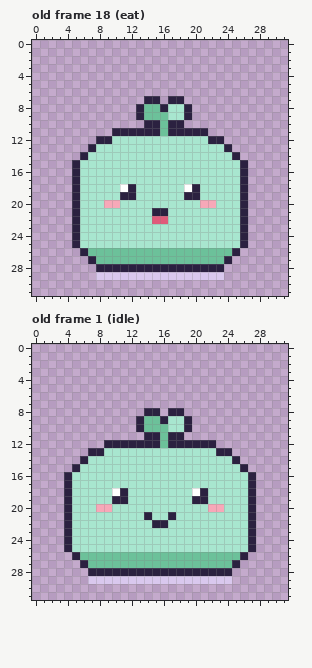
Edited in one commit: pixel-art file (art/characters/nature/sprig.aseprite). Above, as it was before the edit.
32x32 pixels, 24 frames. Shown: old frame 18 (eat), old frame 1 (idle). The commit also changed other frames, which this record leaves out.
The same view after the edit:
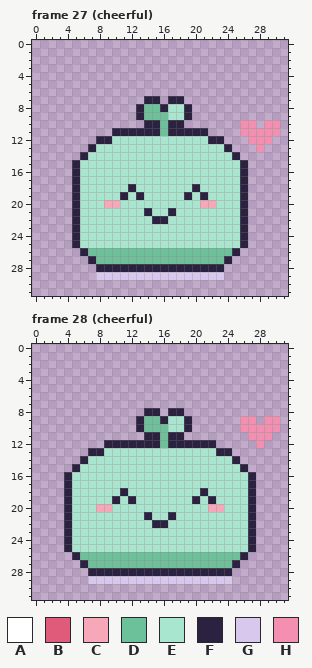
Palette (. is transparent): A #ffffff  B #e05a7a  C #f7a8b8  D #6cc19a  E #a8e6cf  F #2b2140  G #d9c8ee  H #f48fb1
A new or re-ordered frame is compared with the old frame closest to it.
Change:
frames 24 -> 28
--- frame 27 (cheerful) is new; against old frame 18 (eat), layer "pet"
@@ x 24..31 @@
  9 ........
-10 ........
-11 ........
-12 ........
-13 F.......
+10 ..HH.HH.
+11 ..HHHHH.
+12 ...HHH..
+13 F...H...
 14 EF......
@@ x 9..23 @@
 17 EEEEEEEEEEEEEEE
-18 EEAFEEEEEEAFEEE
-19 EEFFEEEEEEFFEEE
+18 EEEFEEEEEEEFEEE
+19 EEFEFEEEEEFEFEE
 20 CCEEEEEEEEEECCE
-21 EEEEEEFFEEEEEEE
-22 EEEEEEBBEEEEEEE
+21 EEEEEFEEFEEEEEE
+22 EEEEEEFFEEEEEEE
 23 EEEEEEEEEEEEEEE
--- frame 28 (cheerful) is new; against old frame 1 (idle), layer "pet"
@@ x 24..31 @@
  8 ........
- 9 ........
-10 ........
-11 ........
-12 ........
+ 9 ..HH.HH.
+10 ..HHHHH.
+11 ...HHH..
+12 ....H...
 13 F.......
@@ x 8..24 @@
 17 EEEEEEEEEEEEEEEEE
-18 EEAFEEEEEEEEAFEEE
-19 EEFFEEEEEEEEFFEEE
+18 EEEFEEEEEEEEEFEEE
+19 EEFEFEEEEEEEFEFEE
 20 CCEEEEEEEEEEEECCE
Changed places in both pictures, as pixel boxes (x1, y1, x2, y2):
added: (240, 120, 280, 152)
changed: (120, 184, 208, 224)
added: (240, 416, 280, 448)
changed: (112, 488, 136, 504)
changed: (192, 488, 216, 504)
